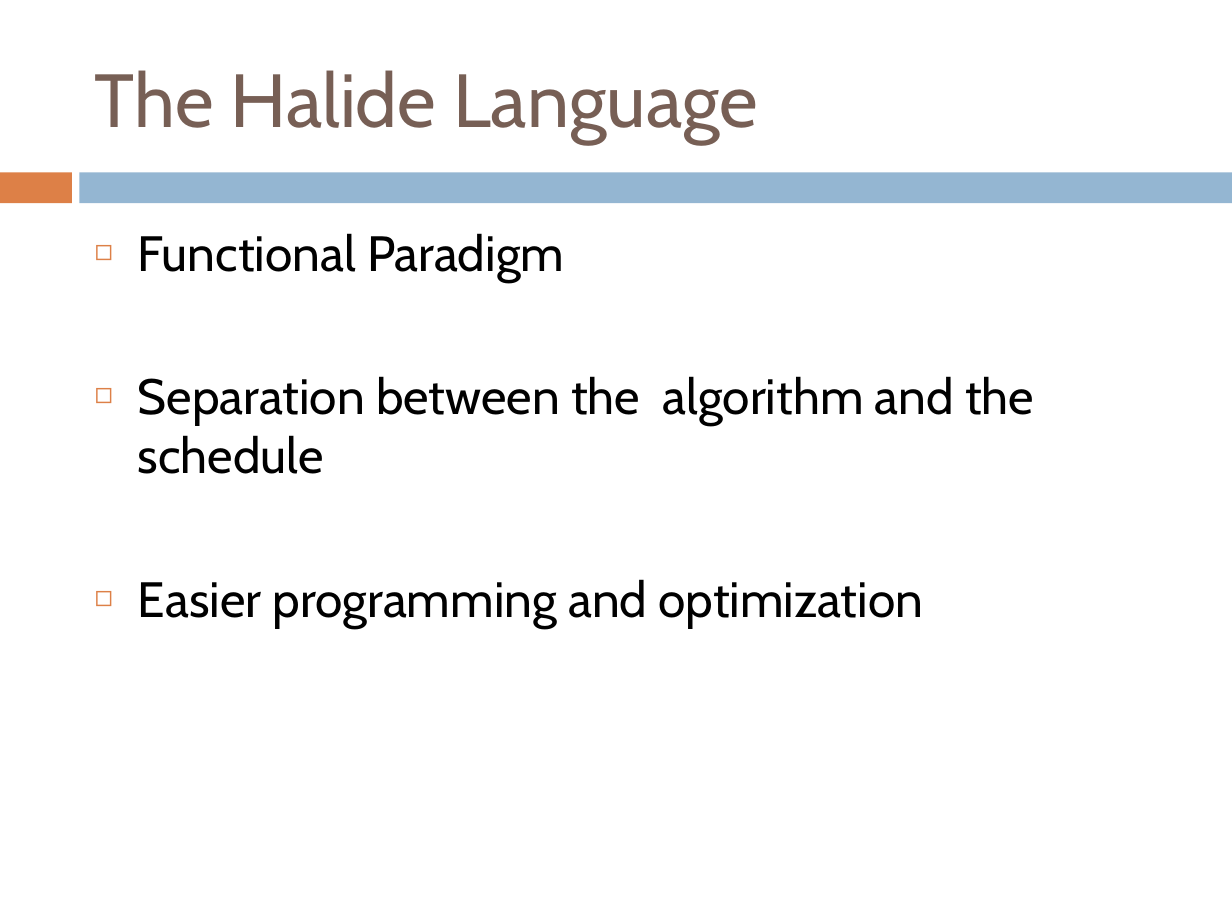
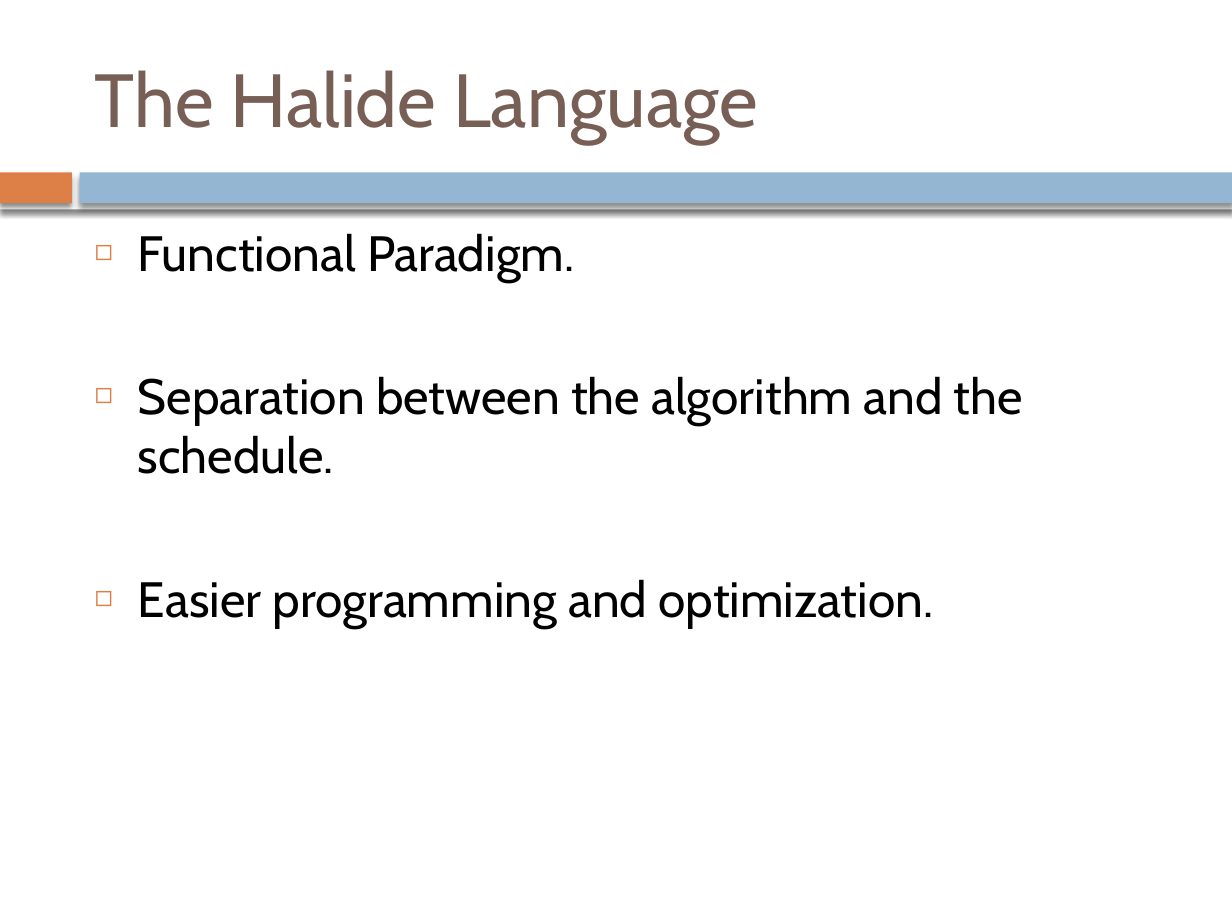
Before and after one commit to oriphi/ReportProject, a slide deck: slide 5 of Presentation/PresentationProjet.pptx. Drawn at 1232x924 pixels with LibreOffice and Linux fonts; fonts in the diff are those of the drawing. Boxes give left, top, right and bottom in pixels: in the first picture for what was removed or moved away, otherwise in the second. Text is boxed around its words. In the diff, an @@ line names an element or a change of style, - is before the commit and + after.

```diff
--- a/Presentation/PresentationProjet.pptx
+++ b/Presentation/PresentationProjet.pptx
@@ rectangle at bbox=[0, 172, 71, 203]: shadow on @@
@@ rectangle added at bbox=[0, 166, 1232, 209], fill #FFFFFF @@
@@ rectangle at bbox=[80, 172, 1232, 203]: shadow on @@
@@ text at bbox=[138, 233, 1023, 627]: text changed @@
-◻ Functional Paradigm
-◻ Separation between the algorithm and the schedule
-◻ Easier programming and optimization
+◻ Functional Paradigm.
+◻ Separation between the algorithm and the schedule.
+◻ Easier programming and optimization.
```
Also in this commit, not shown: 13 other slides changed, 8 other files.
